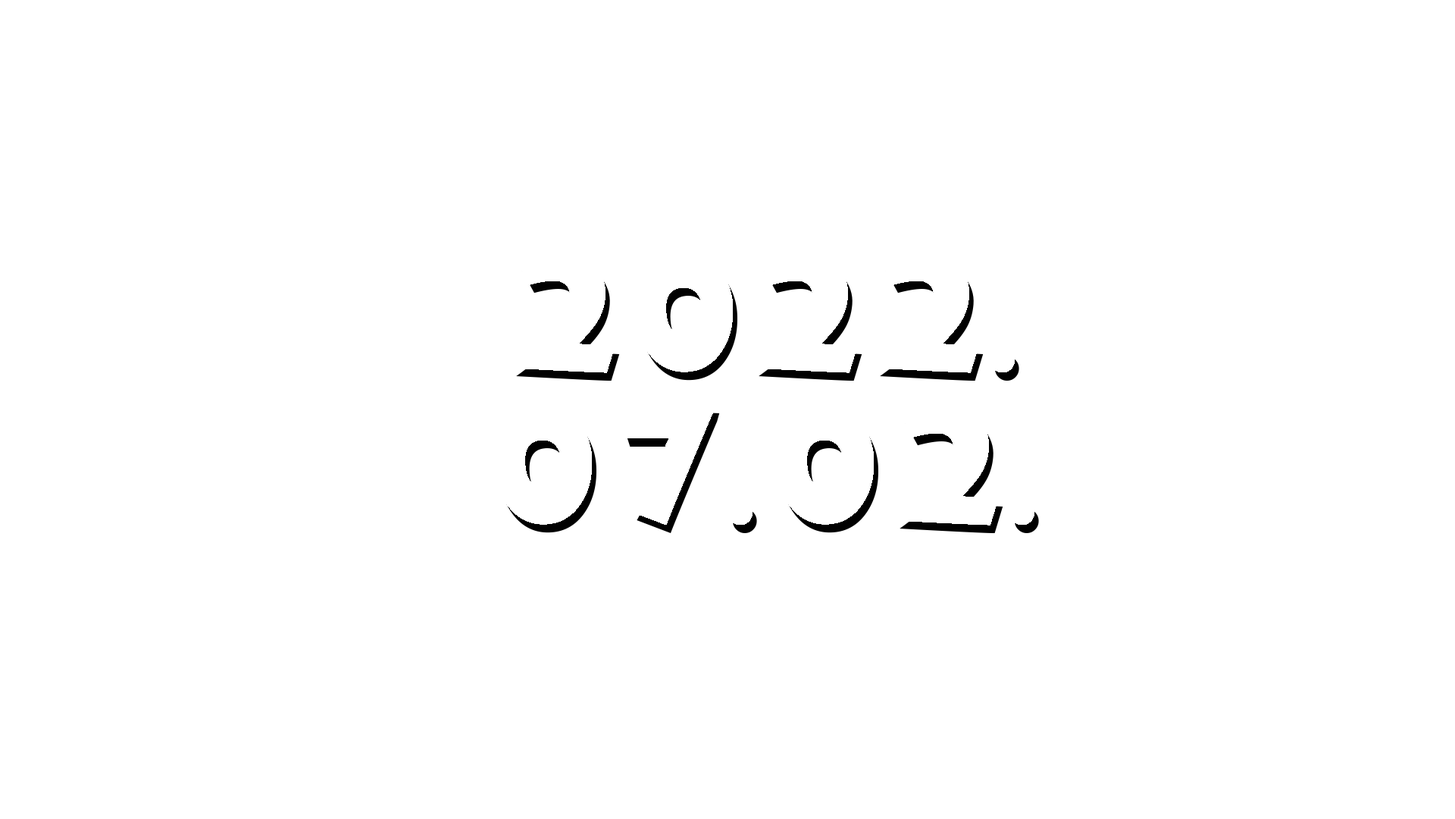
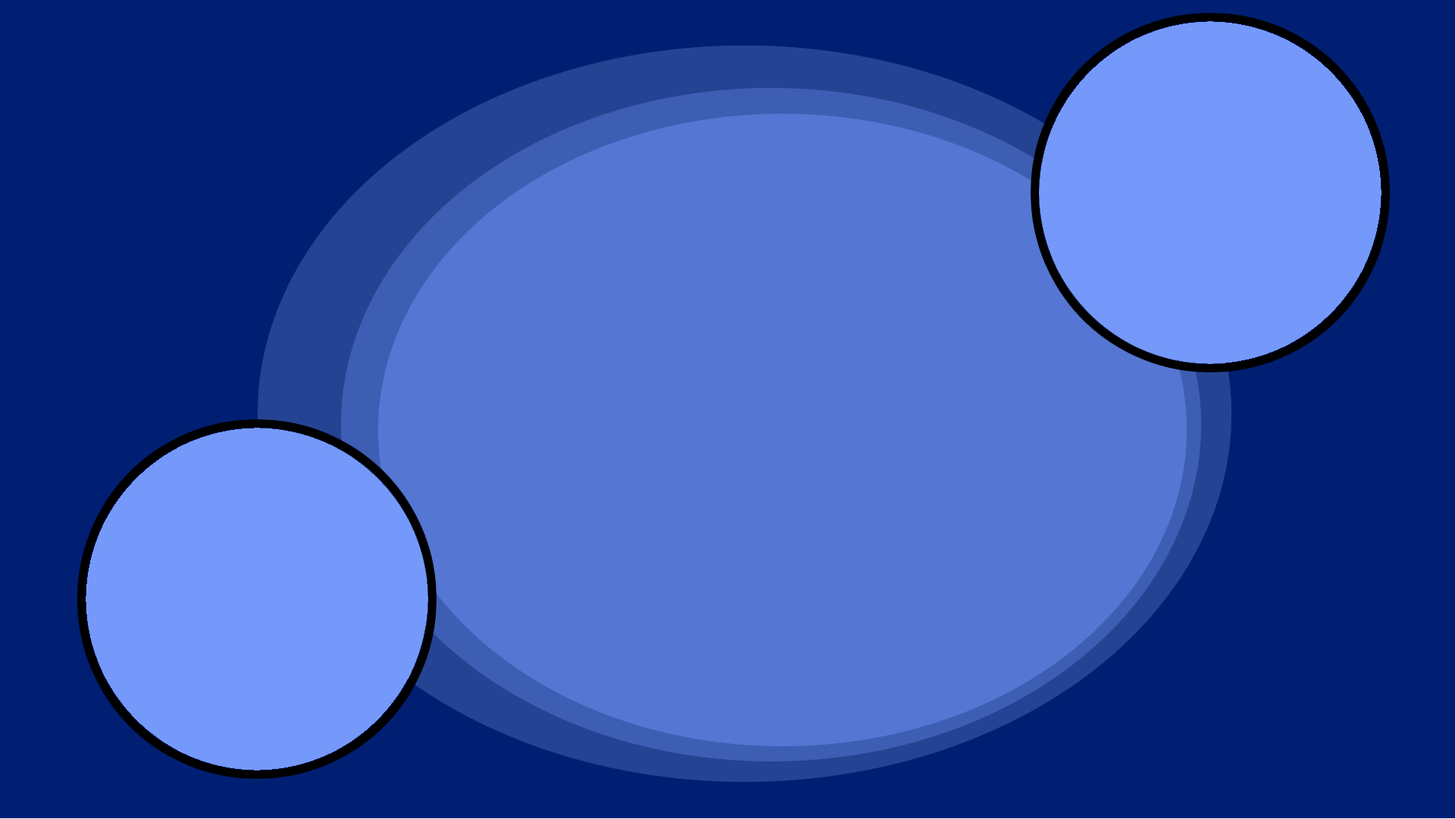
Before/after of a 1455×819 layered artwork. What changed in the layer stack:
removed layer "DateNum" over [494, 250, 1040, 534]
showed "Background", painted on it over [0, 0, 1455, 818]
